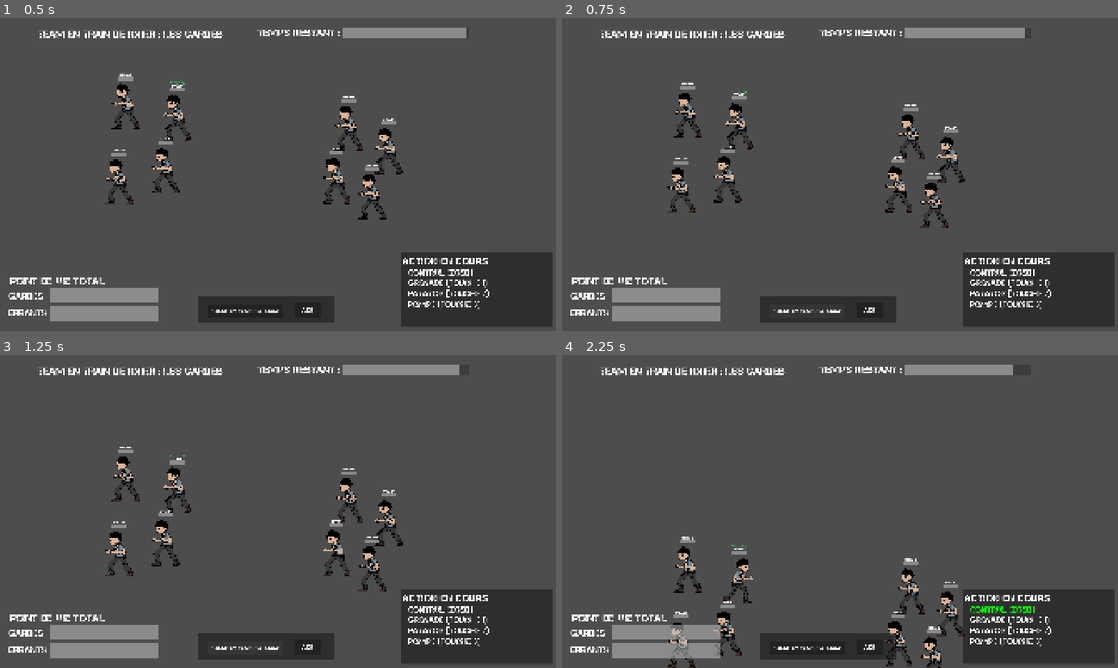
Above: before the commit, frames 1-4 (two rows, left to right).
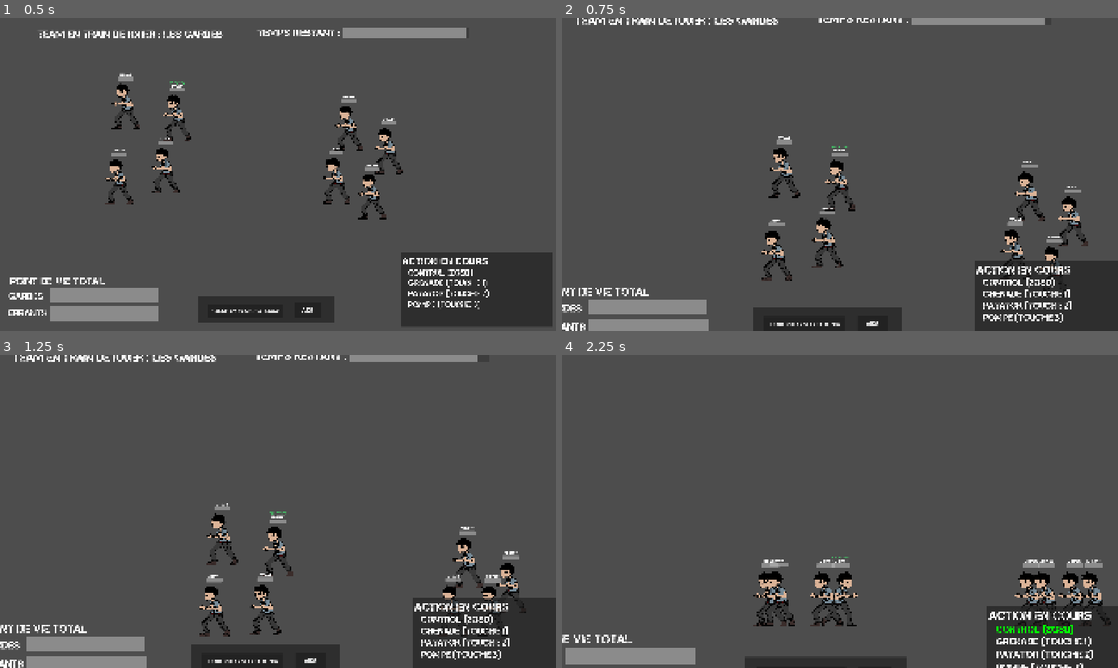
Above: after the commit, the same moments.

Repository: t0qen/baudo-game-jam-autumn
Game: Godot game, scene res://scenes/main.tscn
Two runs of this game, one before a commit and one after it. Both use one fixed random seed, a clock stepped at 60 frames per second and the inputs below. The engine's default icon, where the game draws it, is replaced by a stand-in: a white triangle on a blue panel in a dark square. Sound files missing from this copy of the repository are replaced by a short silence.
Inputs (mouse positions are in pixels of both pictures, inside the frame that each line leads up to):
- Up to frame 1 (0.5 s): no input
- Up to frame 2 (0.75 s): click "FOCUS MOB SELECTIONNE" at 0.5 s
- Up to frame 3 (1.25 s): no input
- Up to frame 4 (2.25 s): click "AIDE" at 1.25 s; move the mouse to (962, 495) at 2.02 s; hold D (right) from 2.03 s (still down); hold Down (camera_down) from 2.03 s (still down)

Frame 1 is identical in both runs. In frame 2, 14% of the frame differs, in the area x 0-100%, y 0-100%; in frame 3, 14%; in frame 4, 14%.
Error before the commit: Parse Error: Expected indented block after function declaration. (res://scripts/camera_2d.gd:15)

Commit message:
freregergrew

Diff:
--- a/scenes/main.tscn
+++ b/scenes/main.tscn
@@ -53,36 +53,48 @@
 
 [node name="errants" parent="team_container/team_errants" instance=ExtResource("3_tefeu")]
 position = Vector2(-1746, -1148)
+collision_mask = 7
 jump_force = 1400
 
 [node name="errants2" parent="team_container/team_errants" instance=ExtResource("3_tefeu")]
 position = Vector2(-2746, -46)
+collision_mask = 7
 jump_force = 1400
 
 [node name="errants3" parent="team_container/team_errants" instance=ExtResource("3_tefeu")]
 position = Vector2(-1946, -238)
+collision_mask = 7
 jump_force = 1400
 
 [node name="errants4" parent="team_container/team_errants" instance=ExtResource("3_tefeu")]
 position = Vector2(-2625, -1344)
+collision_mask = 7
 jump_force = 1400
 
 [node name="team_gardes" parent="team_container" instance=ExtResource("3_tbgi4")]
 
 [node name="gardes" parent="team_container/team_gardes" instance=ExtResource("5_o6xl0")]
 position = Vector2(1226, -968)
+collision_layer = 1
+collision_mask = 1
 jump_force = 1400
 
 [node name="gardes2" parent="team_container/team_gardes" instance=ExtResource("5_o6xl0")]
 position = Vector2(1908, -577)
+collision_layer = 1
+collision_mask = 1
 jump_force = 1400
 
 [node name="gardes3" parent="team_container/team_gardes" instance=ExtResource("5_o6xl0")]
 position = Vector2(1627, 209)
+collision_layer = 1
+collision_mask = 1
 jump_force = 1400
 
 [node name="gardes4" parent="team_container/team_gardes" instance=ExtResource("5_o6xl0")]
 position = Vector2(1006, -63)
+collision_layer = 1
+collision_mask = 1
 jump_force = 1400
 
 [node name="Camera2D" type="Camera2D" parent="."]
@@ -233,16 +245,18 @@
 offset_top = 138.0
 offset_right = 1454.0
 offset_bottom = 374.0
+focus_mode = 0
 theme_override_fonts/font = ExtResource("2_tefeu")
 theme_override_font_sizes/font_size = 100
 text = "FOCUS MOB SELECTIONNE"
 
-[node name="focus2" type="Button" parent="Camera2D/UI/menu"]
+[node name="aide" type="Button" parent="Camera2D/UI/menu"]
 layout_mode = 0
 offset_left = 1645.0
 offset_top = 129.0
 offset_right = 2122.0
 offset_bottom = 365.0
+focus_mode = 0
 theme_override_fonts/font = ExtResource("2_tefeu")
 theme_override_font_sizes/font_size = 100
 text = "AIDE
@@ -251,4 +265,5 @@
 [node name="partie" type="Timer" parent="."]
 wait_time = 15.0
 
+[connection signal="pressed" from="Camera2D/UI/menu/focus" to="." method="_on_focus_pressed"]
 [connection signal="timeout" from="partie" to="." method="_on_partie_timeout"]
--- a/scripts/camera_2d.gd
+++ b/scripts/camera_2d.gd
@@ -12,38 +12,32 @@
 func _ready() -> void:
 	pass
 	#focus()
+
 func reset_zoom():
-
-
-
+	current_zoom = base_zoom
 
 func focus():
 	global_position = BiduleManager.get_mob_position()
-	reset_
+	reset_zoom()
 
 func _process(delta: float) -> void:
+	pass
 
-#func _physics_process(delta: float) -> void:
-	#if Input.is_action_pressed("camera_right"):
-		#self.offset.x += deplacementenpx
-		#update()
-	#if Input.is_action_pressed("camera_left"):
-		#self.offset.x -= deplacementenpx
-		#update()
-	#if Input.is_action_pressed("camera_down"):
-		#self.offset.y += deplacementenpx
-		#update()
-	#if Input.is_action_pressed("camera_up"):
-		#self.offset.y -= deplacementenpx
-		#update()
-	#if Input.is_action_pressed("camera_zoom_up"):
-		#self.zoom.x += zoomenpx
-		#self.zoom.y += zoomenpx
-		#update()
-	#if Input.is_action_pressed("camera_zoom_down"):
-		#self.zoom.x -= zoomenpx
-		#self.zoom.y -= zoomenpx
-		#update()
+func _physics_process(delta: float) -> void:
+	if Input.is_action_pressed("camera_right"):
+		global_position.x += deplacementenpx
+	if Input.is_action_pressed("camera_left"):
+		global_position.x -= deplacementenpx
+	if Input.is_action_pressed("camera_down"):
+		global_position.y += deplacementenpx
+	if Input.is_action_pressed("camera_up"):
+		global_position.y -= deplacementenpx
+	if Input.is_action_pressed("camera_zoom_up"):
+		zoom.x += zoomenpx
+		zoom.y += zoomenpx
+	if Input.is_action_pressed("camera_zoom_down"):
+		zoom.x -= zoomenpx
+		zoom.y -= zoomenpx
 #
 #func update():
 	#cameraoffsetx = self.offset.x
--- a/scripts/main.gd
+++ b/scripts/main.gd
@@ -177,3 +177,8 @@
 
 func _on_partie_timeout() -> void:
 	update_game() # quand le timer de la partie est finie on update -> changement de team
+
+
+
+func _on_focus_pressed() -> void:
+	$Camera2D.focus()
